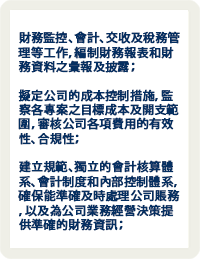
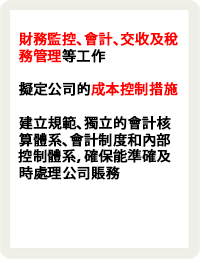
Two versions of the same layered image (w=200, h=259). Layer-by-layer changes:
renamed "財務監控、會計、交收及稅務管理等工作，編制財務報表和財務資料之彙報及披露； 擬定公司的成本控制措施，監察各專案之目標成本及開" to "財務監控、會計、交收及稅務管理等工作 擬定公司的成本控制措施 建立規範、獨立的會計核算體系、會計制度和內部控制體系，確保能", painted on it over [18, 31, 180, 231]
